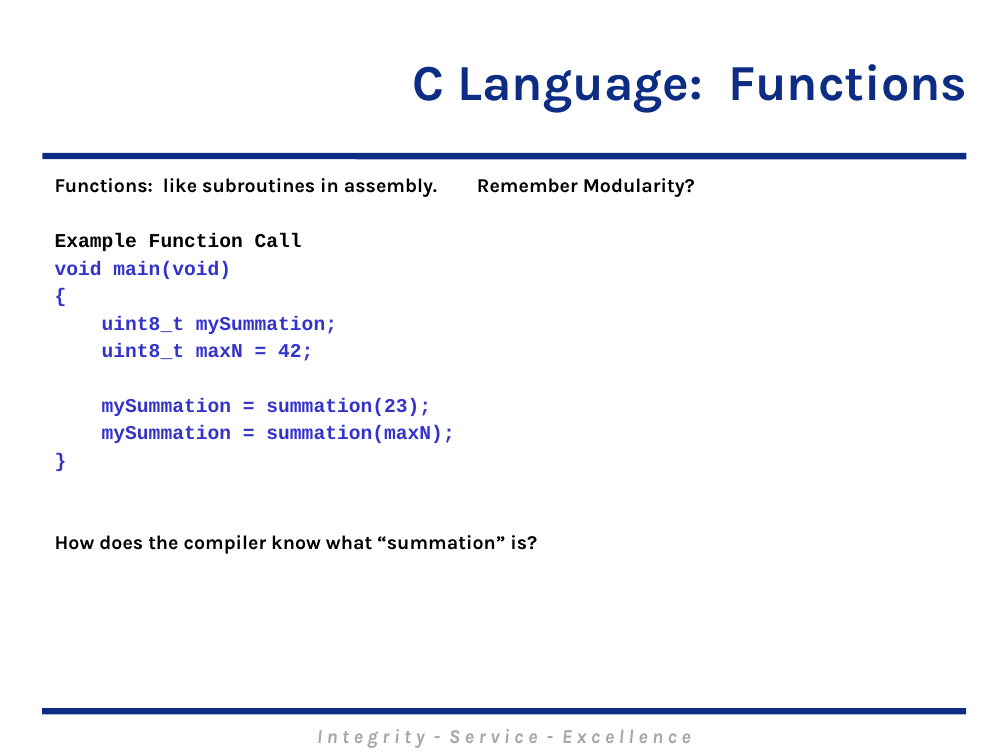
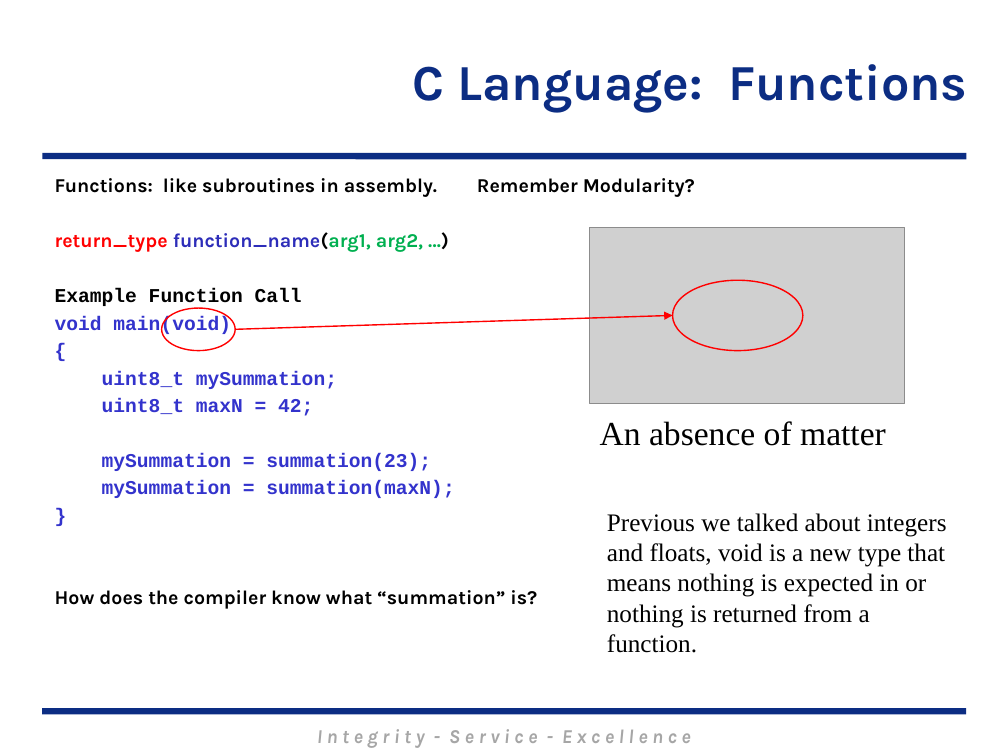
Before and after one commit to MarsUniversity/ECE382, a slide deck: slide 3 of source/lessons/lsn21/Lsn21.pptx. Drawn at 1008x756 pixels with LibreOffice and Linux fonts; fonts in the diff are those of the drawing; grey boxes stand for pictures; background and template pictures are left out. Boxes give left, top, right and bottom in pixels: in the first picture for what was removed or moved away, otherwise in the second. Text is boxed around its words. In the diff, an @@ line names an element or a change of style, - is before the commit and + after.

```diff
--- a/source/lessons/lsn21/Lsn21.pptx
+++ b/source/lessons/lsn21/Lsn21.pptx
@@ text at box(55, 232, 423, 252): paragraph added @@
+return_type function_name(arg1, arg2, …)
@@ picture added at box(590, 227, 904, 403) @@
@@ ellipse added at box(672, 280, 802, 351), outline #FF0000 1 pt @@
@@ ellipse added at box(161, 308, 235, 351), outline #FF0000 1 pt @@
@@ arrow added from (235, 330) to (672, 316), #FF0000 1 pt @@
@@ text added at box(600, 421, 886, 446), 24 pt, text #000000 @@
+An absence of matter
@@ text added at box(607, 513, 947, 653), 18 pt, text #000000 @@
+Previous we talked about integers and floats, void is a new type that means nothing is expected in or nothing is returned from a function.
```
Also in this commit, not shown: 2 other slides changed, 31 other files.
